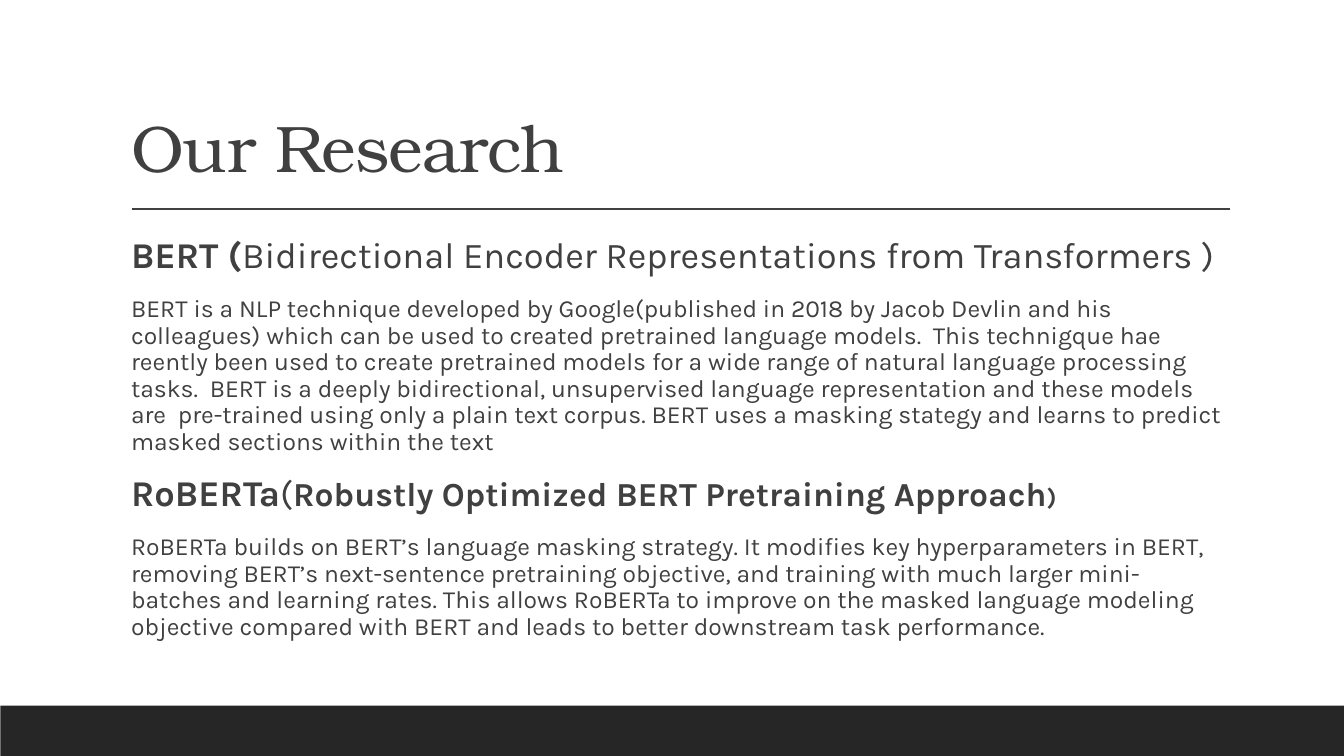
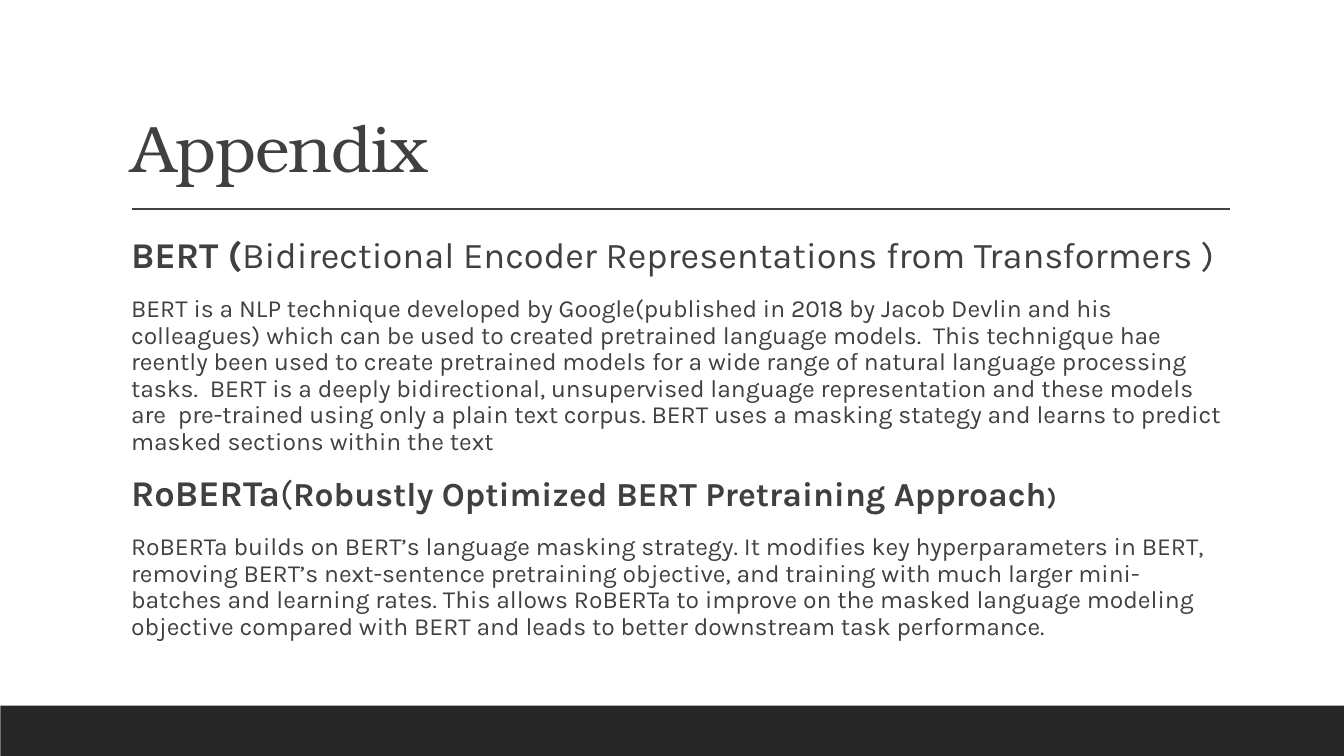
Before and after one commit to gufranpathan/case_law_g45, a slide deck: slide 18 of Group 45 Data Science for Case Law.pptx (slide 16 before the commit). Drawn at 1344x756 pixels with LibreOffice and Linux fonts; fonts in the diff are those of the drawing. Boxes give left, top, right and bottom in pixels: in the first picture for what was removed or moved away, otherwise in the second. Text is boxed around its words. In the diff, an @@ line names an element or a change of style, - is before the commit and + after.

```diff
--- a/Group 45 Data Science for Case Law.pptx
+++ b/Group 45 Data Science for Case Law.pptx
@@ title at <box>131,125,428,187</box>: text changed @@
-Our Research
+Appendix
```
Also in this commit, not shown: 6 other slides changed, 1 slide added, 1 other file.
